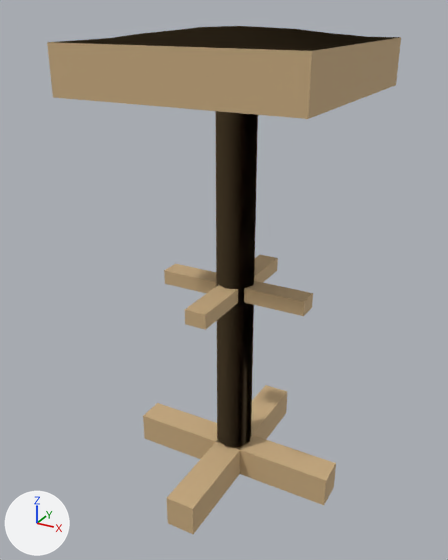
Two versions of the glTF model src/assets/furniture/bar-stool.glb, one commit apart.
The view is the same before and after, from a 50 mm lens placed at (0.439, -0.838, 0.792), pointed at (-0.016, -0.011, 0.379). Arrows for +X, +Y and +Z are at lower left; the lights stay in place. The older version comes first. Vertices at exactly the same position are counted once.
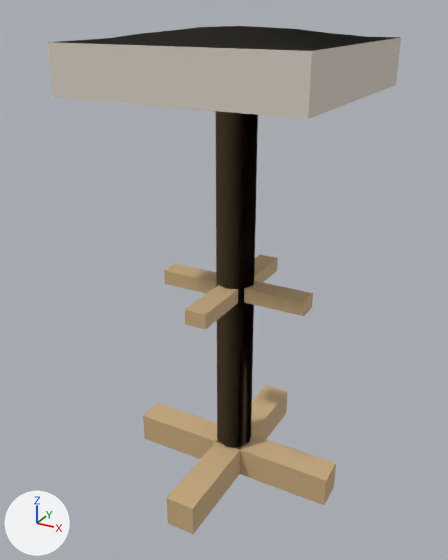
Changed parts and their boxes (x1, y1, x2, y2) in the pictures (448 x 560 px):
part 1 of me_mesh_0, recoloured (brown to pale yellow): (47, 26, 401, 119) in both

The change, as a diff of the scene's bpy script:
```diff
--- a/src/assets/furniture/bar-stool.glb.py
+++ b/src/assets/furniture/bar-stool.glb.py
@@ mat_seat @@
+mat_seat = principled_material('seat')
+mat_seat.base_color = (0.72, 0.65, 0.57)  # pale yellow #ddd3c7
+mat_seat.roughness = 0.85
@@ mat_base @@
+mat_base = principled_material('base')
+mat_base.base_color = (0.6, 0.42, 0.22)  # brown #cbad81
+mat_base.roughness = 0.65
@@ me_mesh_0 @@
 me_mesh_0.from_pydata(...)  # 105 vertices, 162 faces; spans x -0.19..0.19, y -0.19..0.19, z 0.0..0.768
 # used by ob_mesh_0; location = (0.0, 0.0, 0.0)
+# me_mesh_0 part 1: 82 of the faces centred in x -0.185..0.185, y -0.185..0.185, z 0.68..0.766 switch from mat_material_0 (brown #cbad81) to mat_seat (pale yellow #ddd3c7)
+me_mesh_0.materials.append(mat_base)  # brown #cbad81
```
